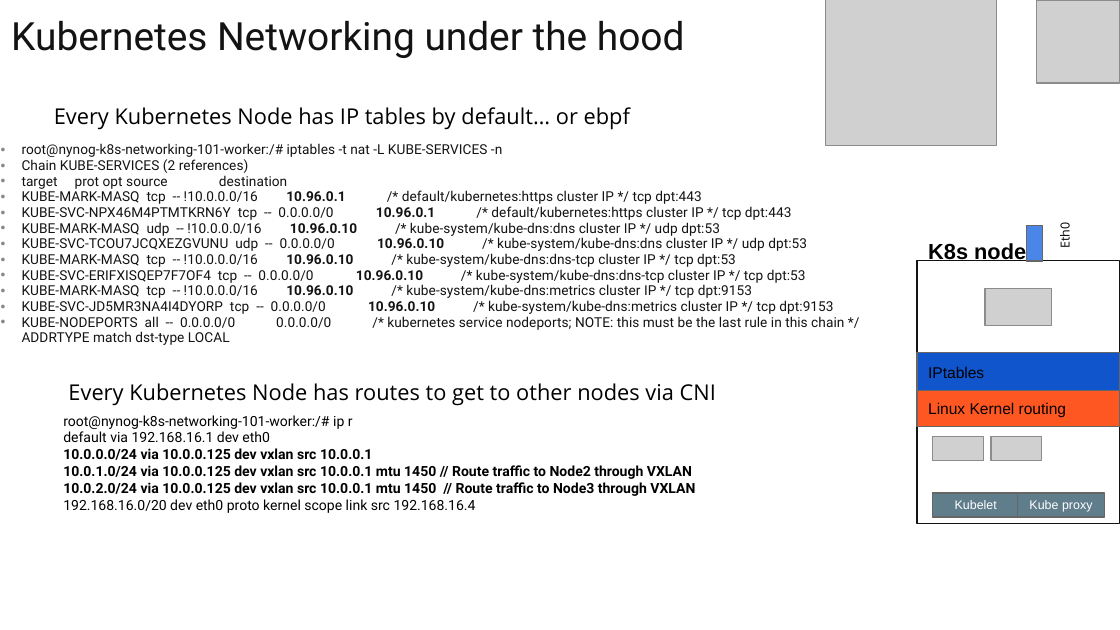
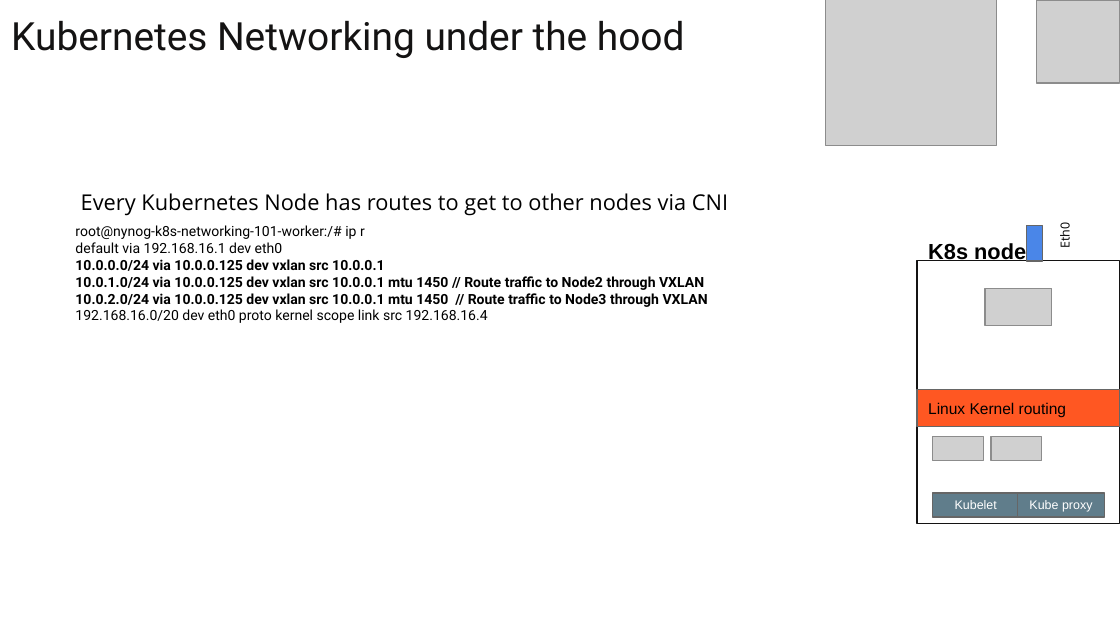
Before and after one commit to burnyd/nynog-k8s-networking-101, a slide deck: slide 11 of Nynog-K8s-networking-101.pptx. Drawn at 1120x630 pixels with LibreOffice and Linux fonts; fonts in the diff are those of the drawing; grey boxes stand for pictures. Boxes give left, top, right and bottom in pixels: in the first picture for what was removed or moved away, otherwise in the second. Text is boxed around its words. In the diff, an @@ line names an element or a change of style, - is before the commit and + after.

Commit message:
Final slides

```diff
--- a/Nynog-K8s-networking-101.pptx
+++ b/Nynog-K8s-networking-101.pptx
@@ text removed at (x1=54, y1=107, x2=630, y2=130) @@
-Every Kubernetes Node has IP tables by default… or ebpf
@@ text removed at (x1=22, y1=143, x2=844, y2=345) @@
-• root@nynog-k8s-networking-101-worker:/# iptables -t nat -L KUBE-SERVICES -n
-• Chain KUBE-SERVICES (2 references)
-• target prot opt source destination
-• KUBE-MARK-MASQ tcp -- !10.0.0.0/16 10.96.0.1 /* default/kubernetes:https cluster IP */ tcp dpt:443
-• KUBE-SVC-NPX46M4PTMTKRN6Y tcp -- 0.0.0.0/0 10.96.0.1 /* default/kubernetes:https cluster IP */ tcp dpt:443
-• KUBE-MARK-MASQ udp -- !10.0.0.0/16 10.96.0.10 /* kube-system/kube-dns:dns cluster IP */ udp dpt:53
-• KUBE-SVC-TCOU7JCQXEZGVUNU udp -- 0.0.0.0/0 10.96.0.10 /* kube-system/kube-dns:dns cluster IP */ udp dpt:53
-• KUBE-MARK-MASQ tcp -- !10.0.0.0/16 10.96.0.10 /* kube-system/kube-dns:dns-tcp cluster IP */ tcp dpt:53
-• KUBE-SVC-ERIFXISQEP7F7OF4 tcp -- 0.0.0.0/0 10.96.0.10 /* kube-system/kube-dns:dns-tcp cluster IP */ tcp dpt:53
-• KUBE-MARK-MASQ tcp -- !10.0.0.0/16 10.96.0.10 /* kube-system/kube-dns:metrics cluster IP */ tcp dpt:9153
-• KUBE-SVC-JD5MR3NA4I4DYORP tcp -- 0.0.0.0/0 10.96.0.10 /* kube-system/kube-dns:metrics cluster IP */ tcp dpt:9153
-• KUBE-NODEPORTS all -- 0.0.0.0/0 0.0.0.0/0 /* kubernetes service nodeports; NOTE: this must be the last rule in this chain */ ADDRTYPE match dst-type LOCAL
@@ text "Every Kubernetes Node has routes ..." moved from (x1=68, y1=383, x2=716, y2=406) to (x1=81, y1=193, x2=728, y2=216) @@
@@ text "root@nynog-k8s-networking-101-worker:/# ip r" moved from (x1=63, y1=415, x2=695, y2=513) to (x1=75, y1=225, x2=708, y2=323) @@
@@ rectangle removed at (x1=917, y1=353, x2=1120, y2=391) @@
-IPtables
```
Also in this commit, not shown: 13 other slides changed, 2 slides added, 1 slide removed.
